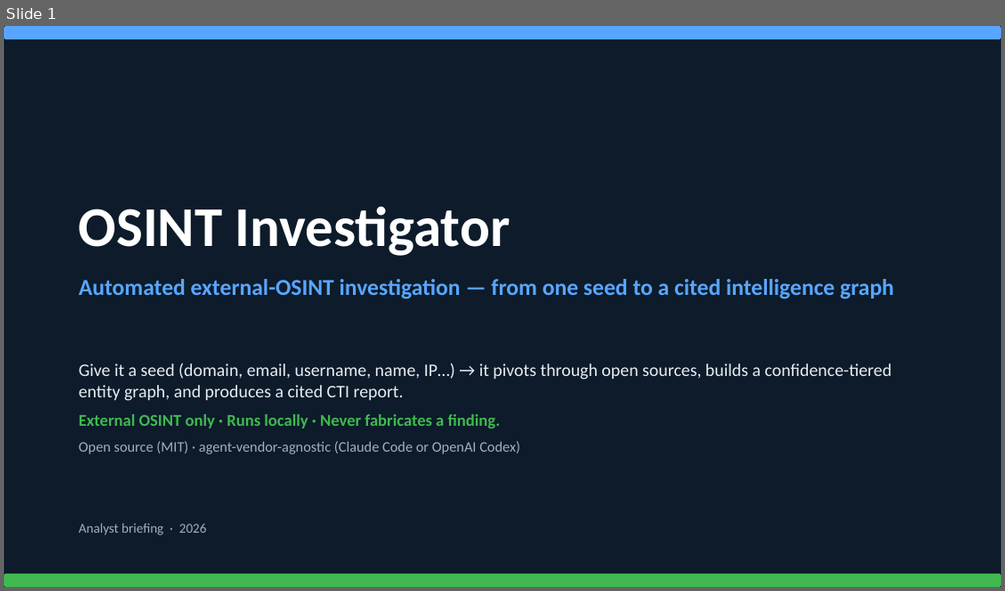
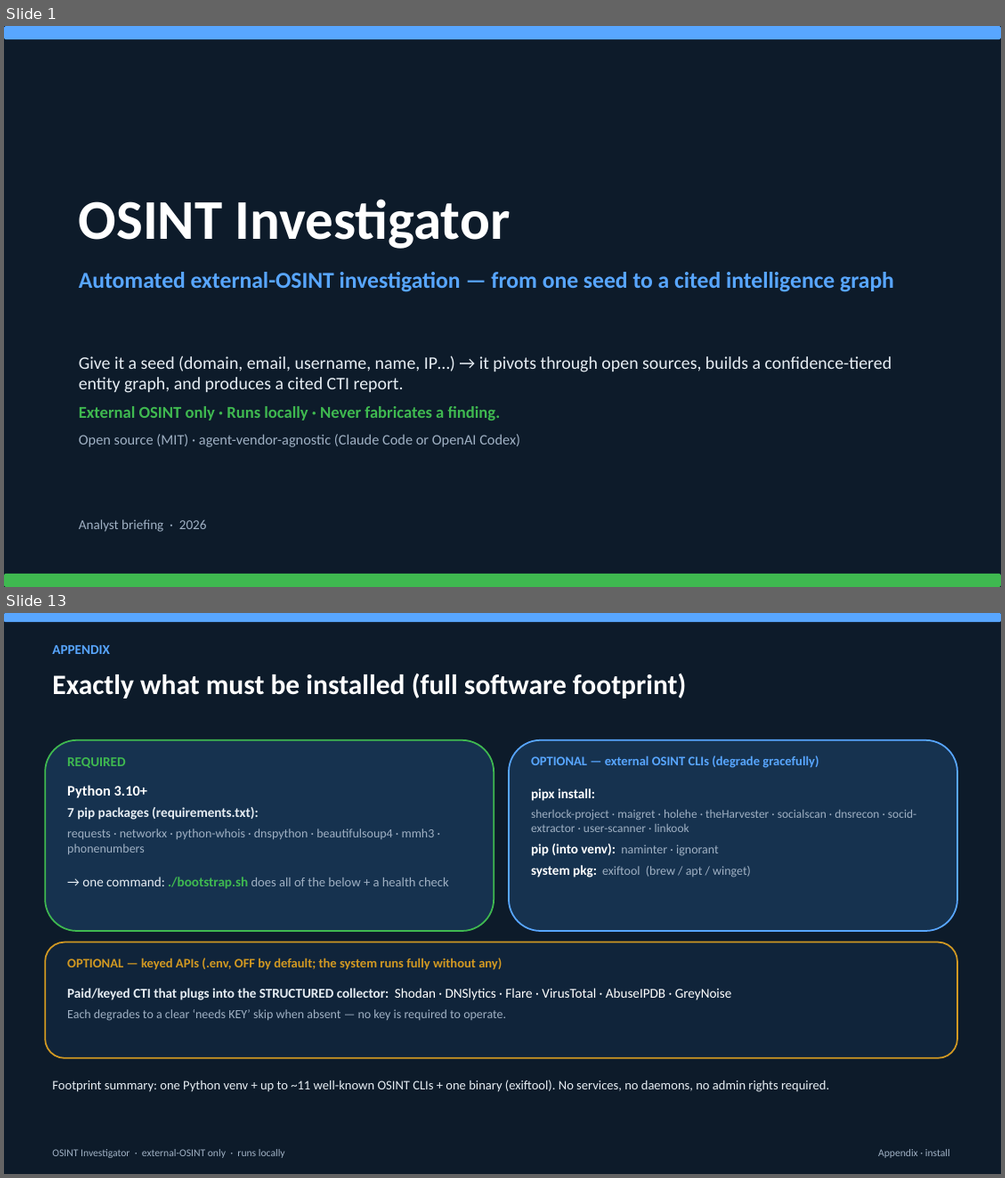
Before and after one commit to cis379/osint-investigator-v3, a slide deck: deck/osint-brief.pptx. Shown one above the other, each under a label of ours: slide 1 before the commit, slides 1 and 13 after it; the slides between them are not shown. The pictures are 1005x591 and 1005x1178 pixels, drawn with LibreOffice and Linux fonts; fonts in the diff are those of the drawing. Boxes give left, top, right and bottom in pixels: in the first picture for what was removed or moved away, otherwise in the second. Text is boxed around its words. In the diff, an @@ line names an element or a change of style, - is before the commit and + after.

```diff
--- a/deck/osint-brief.pptx
+++ b/deck/osint-brief.pptx
@@ slide 13 added at [4,613,1001,1174], background #FFFFFF @@
@@ rectangle added at [4,613,1001,1174], fill #0D1B2A @@
@@ rounded rectangle added at [4,613,1001,622], fill #58A6FF @@
@@ text added at [52,645,110,654], 13 pt, text #58A6FF, bold @@
+APPENDIX
@@ text added at [52,674,686,698], 27 pt, text #FFFFFF, bold @@
+Exactly what must be installed (full software footprint)
@@ rounded rectangle added at [45,740,494,931], fill #16324F, outline #3FB950 1.5 pt @@
@@ rounded rectangle added at [509,740,957,931], fill #16324F, outline #58A6FF 1.5 pt @@
@@ text added at [67,757,125,768], 13 pt, text #3FB950, bold @@
+REQUIRED
@@ text added at [531,755,818,768], 12.5 pt, text #58A6FF, bold @@
+OPTIONAL — external OSINT CLIs (degrade gracefully)
@@ text added at [67,785,449,889], 12 pt, text #9FB0C3 @@
+Python 3.10+
+7 pip packages (requirements.txt):
+requests · networkx · python-whois · dnspython · beautifulsoup4 · mmh3 · phonenumbers
+→ one command: ./bootstrap.sh does all of the below + a health check
@@ text added at [531,788,916,877], 11.5 pt, text #9FB0C3 @@
+pipx install:
+sherlock-project · maigret · holehe · theHarvester · socialscan · dnsrecon · socid-extractor · user-scanner · linkook
+pip (into venv): naminter · ignorant
+system pkg: exiftool (brew / apt / winget)
@@ rounded rectangle added at [45,942,957,1058], fill #10243A, outline #D29922 1.5 pt @@
@@ text added at [67,957,502,970], 12.5 pt, text #D29922, bold @@
+OPTIONAL — keyed APIs (.env, OFF by default; the system runs fully without any)
@@ text added at [67,988,732,1021], 13 pt, text #9FB0C3 @@
+Paid/keyed CTI that plugs into the STRUCTURED collector: Shodan · DNSlytics · Flare · VirusTotal · AbuseIPDB · GreyNoise
+Each degrades to a clear ‘needs KEY’ skip when absent — no key is required to operate.
@@ text added at [52,1079,829,1092], 12.5 pt, text #E6EDF3 @@
+Footprint summary: one Python venv + up to ~11 well-known OSINT CLIs + one binary (exiftool). No services, no daemons, no admin rights required.
@@ text added at [52,1149,285,1158], 10 pt, text #9FB0C3 @@
+OSINT Investigator · external-OSINT only · runs locally
@@ text added at [878,1149,950,1158], 10 pt, text #9FB0C3 @@
+Appendix · install
@@ slide 1 changed as well @@
@@ 3 texts: place and size @@
-3 texts at [79,206,894,454]
+3 texts at [79,199,894,447]
@@ text "Analyst briefing · 2026": place and size @@
-text "Analyst briefing · 2026" at [79,523,207,535]
+text "Analyst briefing · 2026" at [79,519,207,532]
```
Also in this commit, not shown: 8 other slides changed, 3 other slides added, 1 slide removed, 6 other files.
